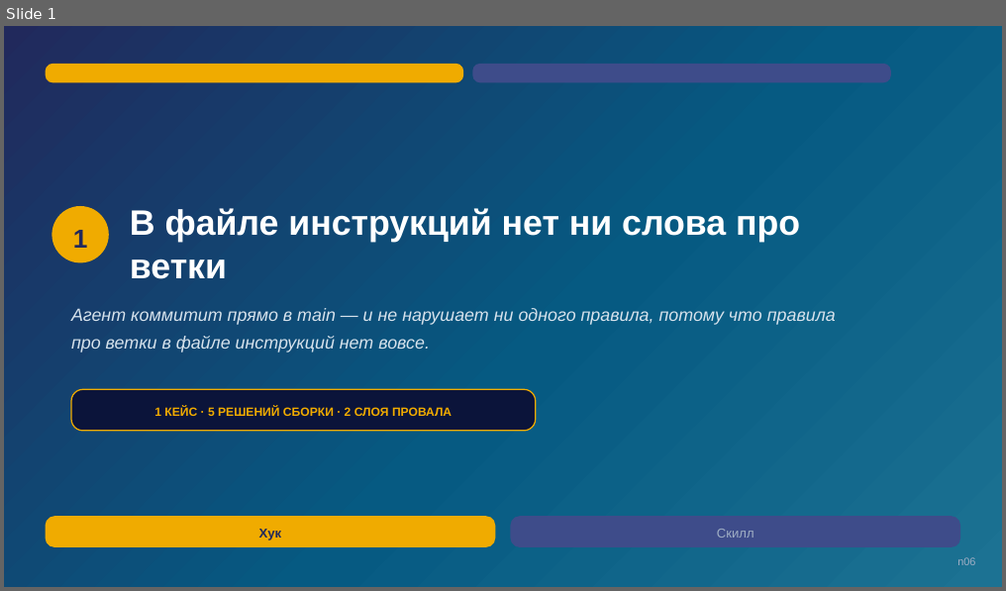
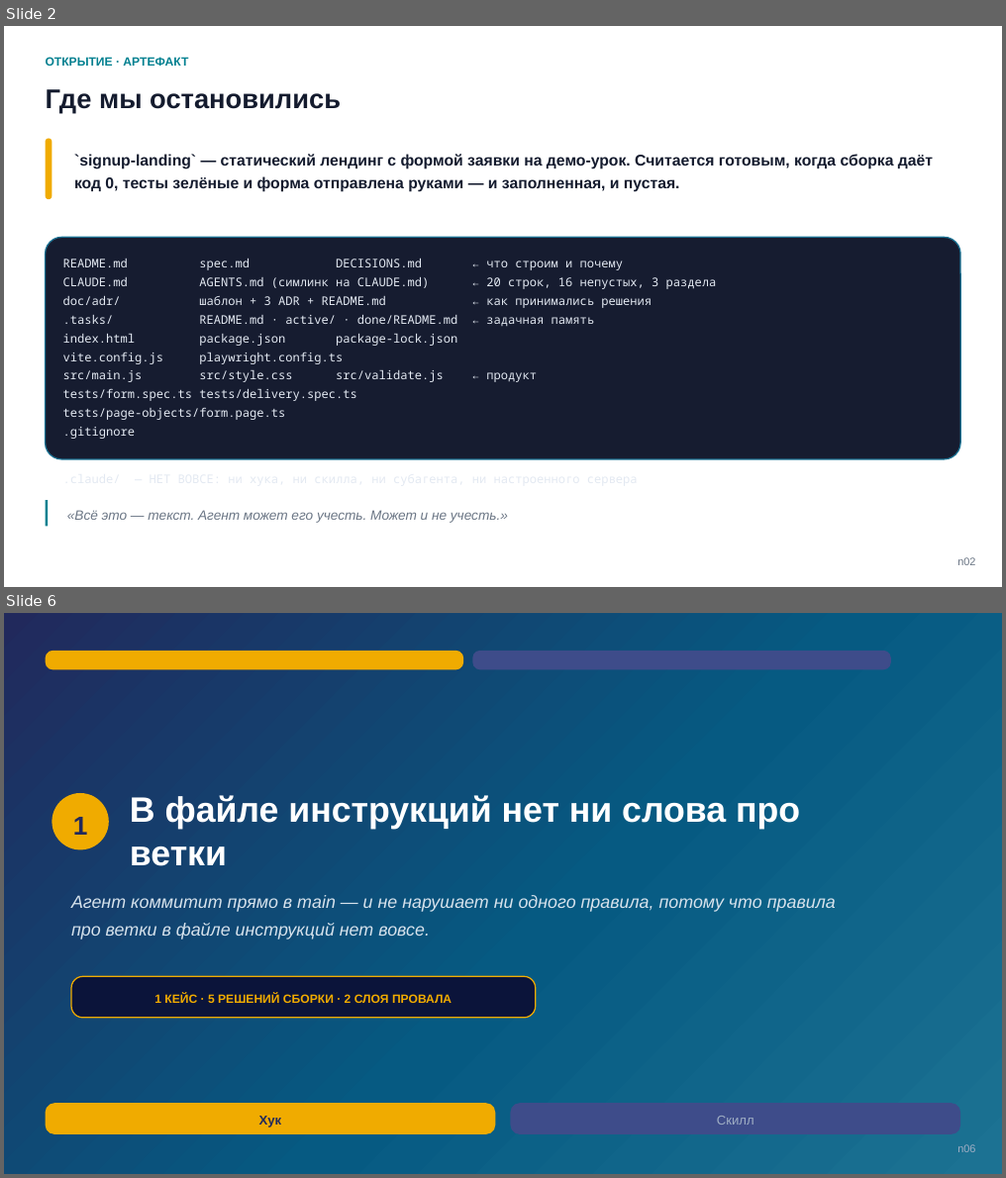
Before and after one commit to tellina-study/AI-usage-lessons, a slide deck: library/seminars/sem-05/rendered/sem-05-n.pptx. Shown one above the other, each under a label of ours: slide 1 before the commit, slides 2 and 6 after it; the slides between them are not shown. The pictures are 1006x591 and 1006x1178 pixels, drawn with LibreOffice and Linux fonts; fonts in the diff are those of the drawing. Boxes give left, top, right and bottom in pixels: in the first picture for what was removed or moved away, otherwise in the second. Text is boxed around its words. In the diff, an @@ line names an element or a change of style, - is before the commit and + after.

```diff
--- a/library/seminars/sem-05/rendered/sem-05-n.pptx
+++ b/library/seminars/sem-05/rendered/sem-05-n.pptx
@@ slide 2 added at [4,26,1002,587], background #FFFFFF @@
@@ text added at [46,57,188,66], 11.5 pt, text #028090, bold @@
+ОТКРЫТИЕ · АРТЕФАКТ
@@ text added at [46,89,341,113], 26 pt, text #141B2E, bold @@
+Где мы остановились
@@ rounded rectangle added at [46,138,52,199], fill #F0AB00 @@
@@ text added at [74,154,933,192], 15 pt, text #141B2E, bold @@
+`signup-landing` — статический лендинг с формой заявки на демо-урок. Считается готовым, когда сборка даёт код 0, тесты зелёные и форма отправлена руками — и заполненная, и пустая.
@@ rounded rectangle added at [46,237,960,460], fill #161C30, outline #1C7293 1.2 pt @@
@@ text added at [63,259,717,439], 11.5 pt, text #E3E9F2 @@
+README.md spec.md DECISIONS.md ← что строим и почему
+CLAUDE.md AGENTS.md (симлинк на CLAUDE.md) ← 20 строк, 16 непустых, 3 раздела
+doc/adr/ шаблон + 3 ADR + README.md ← как принимались решения
+.tasks/ README.md · active/ · done/README.md ← задачная память
+index.html package.json package-lock.json
+vite.config.js playwright.config.ts
+src/main.js src/style.css src/validate.js ← продукт
+tests/form.spec.ts tests/delivery.spec.ts
+tests/page-objects/form.page.ts
+.gitignore
+.claude/ — НЕТ ВОВСЕ: ни хука, ни скилла, ни субагента, ни настроенного сервера
@@ rectangle added at [46,500,49,527], fill #028090 @@
@@ text added at [67,510,508,523], 13 pt, text #6B7685, italic @@
+«Всё это — текст. Агент может его учесть. Может и не учесть.»
@@ text added at [957,558,975,566], 10.5 pt, text #6B7685 @@
+n02
@@ what was slide 1 is now slide 6 @@
```
Also in this commit, not shown: 1 slide changed, 35 other slides added, 16 other files.
